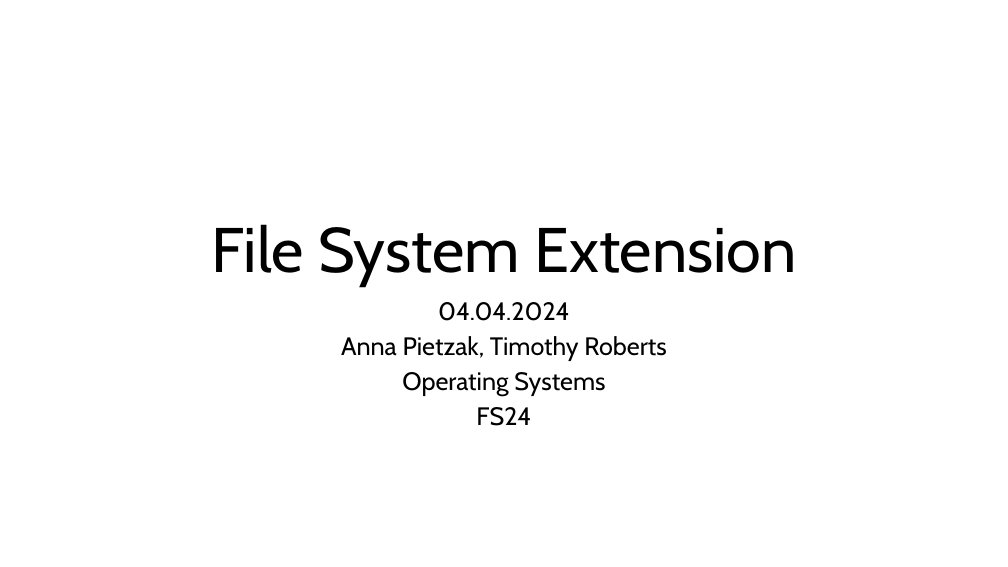
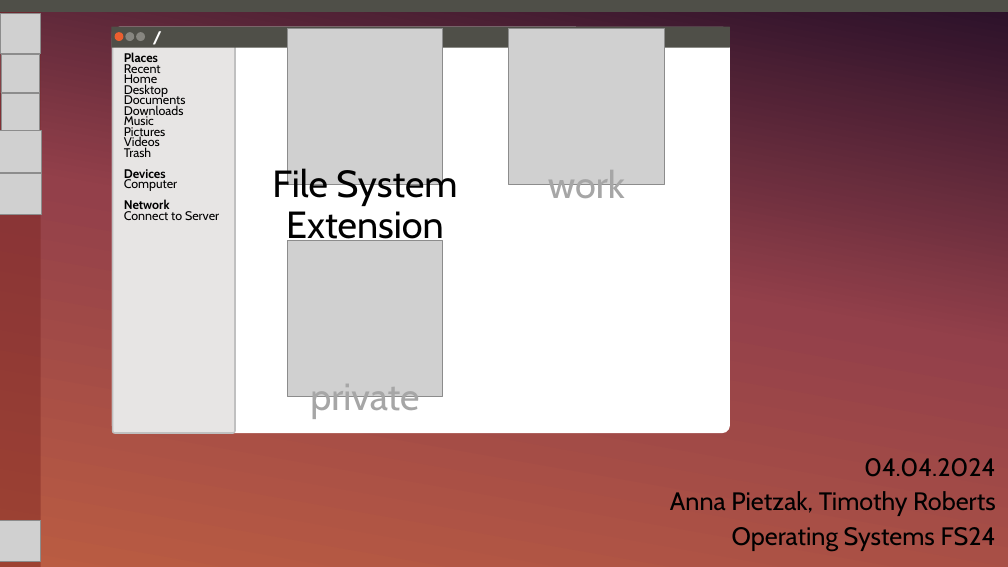
Before and after one commit to annaPietzak/OS-Project_File-System, a slide deck: slide 1 of Presentation/File System extension_initial presentation.pptx. Drawn at 1008x567 pixels with LibreOffice and Linux fonts; fonts in the diff are those of the drawing; grey boxes stand for pictures; background and template pictures are left out. Boxes give left, top, right and bottom in pixels: in the first picture for what was removed or moved away, otherwise in the second. Text is boxed around its words. In the diff, an @@ line names an element or a change of style, - is before the commit and + after.

Commit message:
Add design and Problem / Solution slides to presentation

```diff
--- a/Presentation/File System extension_initial presentation.pptx
+++ b/Presentation/File System extension_initial presentation.pptx
@@ background #FFFFFF to gradient #BA5C42 to #93404A to #291029 @@
@@ rectangle added at <box>0,0,41,567</box>, fill #7B2420 at 45% opacity @@
@@ rectangle added at <box>0,0,1008,12</box>, fill #4F4F48 @@
@@ picture added at <box>1,14,41,54</box> @@
@@ rounded rectangle added at <box>111,26,730,48</box>, fill #4F4F48 @@
@@ rounded rectangle added at <box>112,26,730,433</box>, fill #FFFFFF @@
@@ text added at <box>145,17,266,51</box>, 16 pt, text #FFFFFF, bold @@
+/
@@ picture added at <box>287,28,443,184</box> @@
@@ picture added at <box>509,28,665,184</box> @@
@@ picture added at <box>1,54,40,93</box> @@
@@ rounded rectangle added at <box>113,30,235,433</box>, fill #E7E5E4, outline #C0C0C0 1.5 pt @@
@@ ellipse added at <box>115,33,124,42</box>, fill #EA5E2F @@
@@ text added at <box>124,52,219,220</box>, 11.9 pt, text #000000 @@
+Places
+Recent
+Home
+Desktop
+Documents
+Downloads
+Music
+Pictures
+Videos
+Trash
+Devices
+Computer
+Network
+Connect to Server
@@ ellipse added at <box>126,33,135,42</box>, fill #878680 @@
@@ ellipse added at <box>136,33,145,42</box>, fill #878680 @@
@@ picture added at <box>2,93,39,130</box> @@
@@ picture added at <box>0,131,41,172</box> @@
@@ picture added at <box>0,173,41,215</box> @@
@@ title "File System Extension": place and size @@
-title "File System Extension" at <box>211,224,797,287</box>
+title "File System Extension" at <box>272,165,457,247</box>
@@ title "File System Extension" at <box>272,165,457,247</box>: size 60 to 36 pt @@
@@ text added at <box>548,170,625,207</box>, 36 pt, text #A6A6A6 @@
+work
@@ picture added at <box>287,240,443,396</box> @@
@@ text added at <box>310,384,419,419</box>, 36 pt, text #A6A6A6 @@
+private
@@ subtitle "04.04.2024": place and size @@
-subtitle "04.04.2024" at <box>341,302,666,426</box>
+subtitle "04.04.2024" at <box>670,458,996,551</box>
@@ subtitle at <box>670,458,996,516</box>: alignment centre to right @@
@@ picture added at <box>0,520,41,561</box> @@
@@ subtitle at <box>732,527,996,551</box>: text changed @@
-Operating Systems
-FS24
+Operating Systems FS24
```
Also in this commit, not shown: 3 slides added, 3 slides removed, 1 other file.
